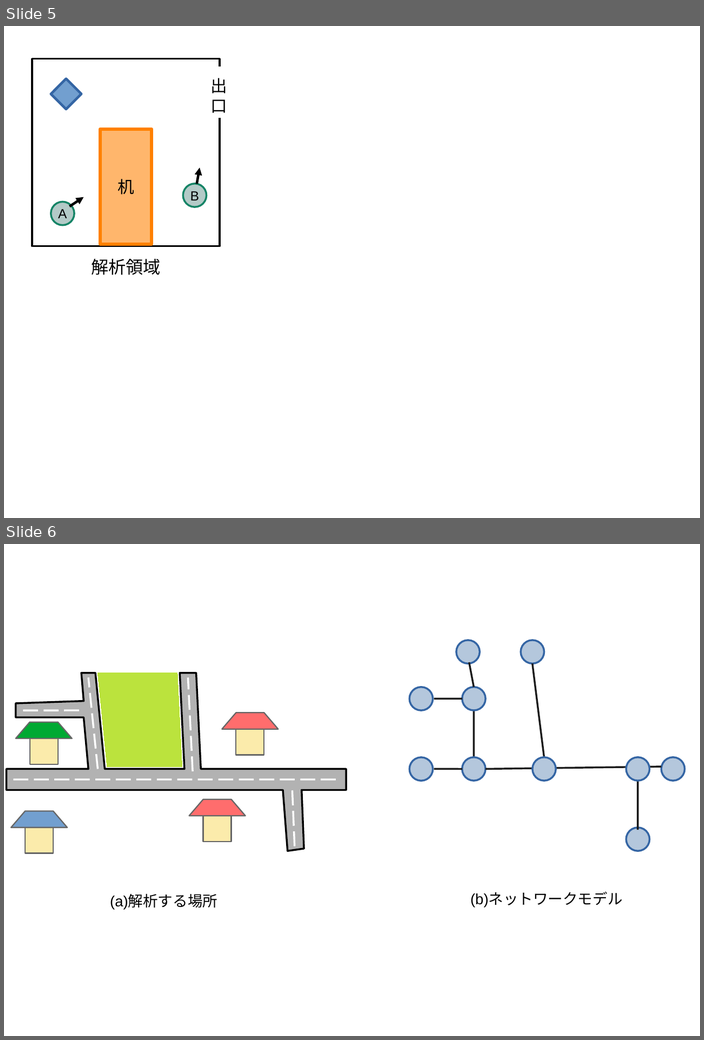
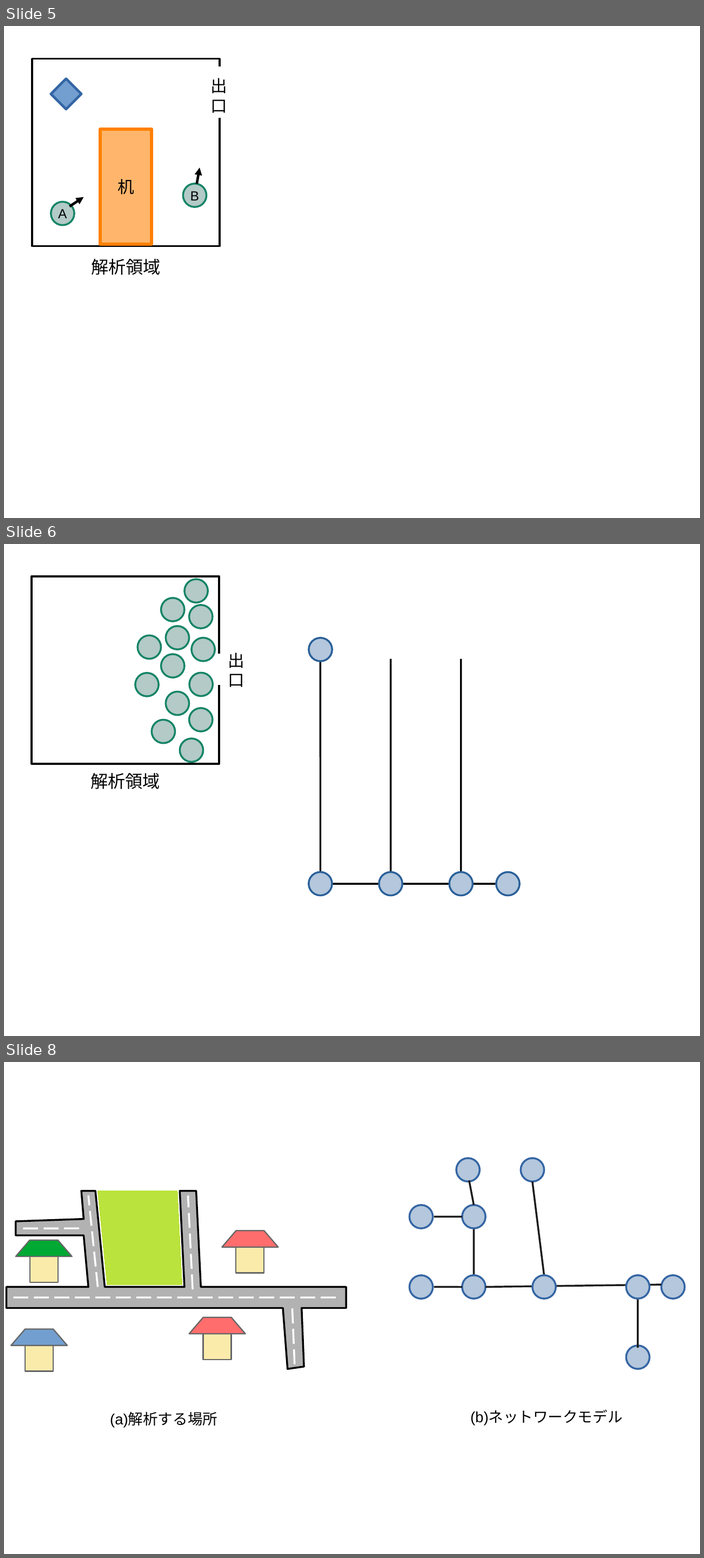
Before and after one commit to payao8810/shuron, a slide deck: fig.odp. Shown one above the other, each under a label of ours: slides 5 and 6 before the commit, slides 5, 6 and 8 after it; the slides between them are not shown. The pictures are 704x1040 and 704x1558 pixels, drawn with LibreOffice and Linux fonts; fonts in the diff are those of the drawing. Boxes give left, top, right and bottom in pixels: in the first picture for what was removed or moved away, otherwise in the second. Text is boxed around its words. In the diff, an @@ line names an element or a change of style, - is before the commit and + after.

```diff
--- a/fig.odp
+++ b/fig.odp
@@ slide 6 added at [4,544,700,1036], background #FFFFFF @@
@@ rectangle added at [32,576,219,764], fill #FFFFFF, outline #000000 4.51 pt @@
@@ ellipse added at [184,579,208,602], fill #B3CAC7, outline #158466 4.51 pt @@
@@ ellipse added at [161,598,184,621], fill #B3CAC7, outline #158466 4.51 pt @@
@@ ellipse added at [189,605,212,628], fill #B3CAC7, outline #158466 4.51 pt @@
@@ ellipse added at [137,635,161,659], fill #B3CAC7, outline #158466 4.51 pt @@
@@ ellipse added at [165,626,189,649], fill #B3CAC7, outline #158466 4.51 pt @@
@@ ellipse added at [191,637,215,661], fill #B3CAC7, outline #158466 4.51 pt @@
@@ ellipse added at [309,637,332,661], fill #B4C7DC, outline #2A6099 4.51 pt @@
@@ ellipse added at [161,654,184,677], fill #B3CAC7, outline #158466 4.51 pt @@
@@ rectangle added at [208,654,231,684], fill #FFFFFF, outline #FFFFFF 0 pt @@
@@ text added at [228,653,245,687], 40 pt, text #000000 @@
+出
+口
@@ ellipse added at [135,673,158,696], fill #B3CAC7, outline #158466 4.51 pt @@
@@ ellipse added at [189,673,213,696], fill #B3CAC7, outline #158466 4.51 pt @@
@@ line added from (320, 659) to (320, 884), #000000 4.51 pt @@
@@ line added from (390, 659) to (390, 884), #000000 4.51 pt @@
@@ line added from (460, 659) to (460, 884), #000000 4.51 pt @@
@@ ellipse added at [165,691,189,715], fill #B3CAC7, outline #158466 4.51 pt @@
@@ ellipse added at [151,720,175,743], fill #B3CAC7, outline #158466 4.51 pt @@
@@ ellipse added at [189,708,212,731], fill #B3CAC7, outline #158466 4.51 pt @@
@@ ellipse added at [180,738,203,762], fill #B3CAC7, outline #158466 4.51 pt @@
@@ text added at [90,773,160,789], 42 pt, text #000000 @@
+解析領域
@@ ellipse added at [309,872,332,895], fill #B4C7DC, outline #2A6099 4.51 pt @@
@@ line added from (512, 884) to (316, 884), #000000 4.51 pt @@
@@ ellipse added at [379,872,402,895], fill #B4C7DC, outline #2A6099 4.51 pt @@
@@ ellipse added at [449,872,472,895], fill #B4C7DC, outline #2A6099 4.51 pt @@
@@ ellipse added at [496,872,519,895], fill #B4C7DC, outline #2A6099 4.51 pt @@
@@ what was slide 6 is now slide 8 @@
```
Also in this commit, not shown: 1 other slide added, 10 other files.
